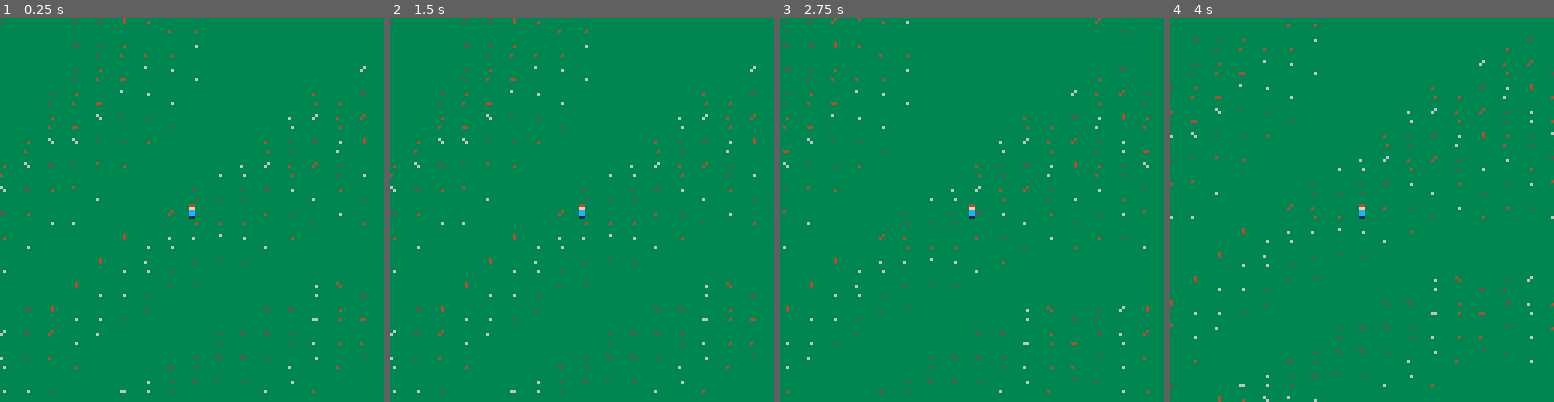
Above: before the commit, frames 1-4 (left to right).
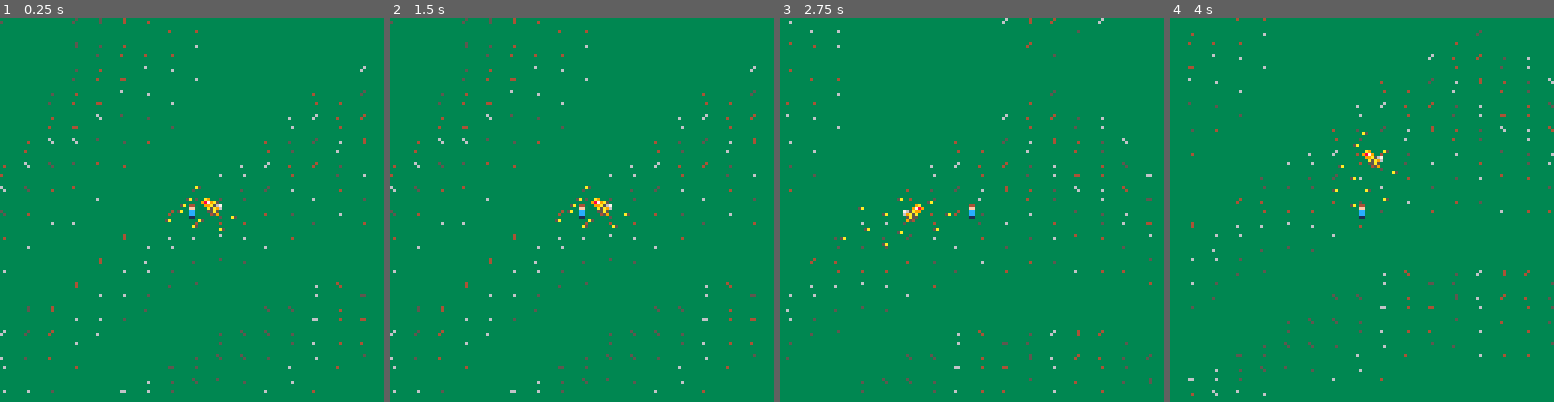
Above: after the commit, the same moments.

Repository: darabos/pico-8-projects
Game: PICO-8 cartridge buzz-survivor.p8
The game is run twice, just before and just after one commit, with the same random seed, the same clock (stepped at 60 frames per second) and the same inputs.
Inputs:
- Up to frame 1 (0.25 s): no input
- Up to frame 2 (1.5 s): no input
- Up to frame 3 (2.75 s): hold Right 1.6-2.1 s; hold Up 2.15-2.42 s; hold Right from 2.47 s (still down)
- Up to frame 4 (4 s): release Right at 3.03 s; hold Left 3.08-3.58 s; hold Down 3.63-3.97 s

The runs differ from the first frame. In frame 1, 0.3% of the frame differs, in the area x 42-62%, y 43-56%; in frame 2, 0.3%; in frame 3, 3.1%; in frame 4, 3.3%, in the area x 0-100%, y 0-100%.

Commit message:
Run from bees.

Diff:
--- a/buzz-survivor.p8
+++ b/buzz-survivor.p8
@@ -3,9 +3,15 @@
 __lua__
 p={
  x=0,y=0,
- spd=1,
+ spd=2,
 }
-
+enemies={}
+for i=1,10 do
+ add(enemies,
+  {spr=2,x=rnd(10),y=rnd(10),flip=false})
+end
+add(enemies,
+ {spr=3,x=rnd(10),y=rnd(10),flip=false})
 function _draw()
  camera()
  local sx=p.x%8
@@ -30,19 +36,46 @@
  end
  camera(p.x-60,p.y-60)
  spr(1,p.x,p.y)
+ foreach(enemies,function(e)
+  spr(e.spr,e.x,e.y,1,1,e.flip)
+ end)
 end
 function _update()
  if btn(⬅️) then p.x-=p.spd end
  if btn(➡️) then p.x+=p.spd end
  if btn(⬆️) then p.y-=p.spd end
  if btn(⬇️) then p.y+=p.spd end
+ foreach(enemies,function(e)
+  local spd=1
+  local dx=p.x-e.x
+  local dy=p.y-e.y
+  if abs(dx)+abs(dy)>200 then
+   del(enemies,e)
+  end
+  if abs(dx)>2 then
+   e.x+=sgn(dx)*spd
+  end
+  if abs(dy)>2 then
+   e.y+=sgn(dy)*spd
+  end
+  e.flip=dx<0
+  foreach(enemies,function(e2)
+   if e2==e then return end
+	  local dx=e.x-e2.x
+	  local dy=e.y-e2.y
+	  if abs(dx)+abs(dy)<10 then
+	   e.x+=sgn(dx)*spd/2
+	   e.y+=sgn(dy)*spd/2
+	  end
+  end)
+ end)
 end
 
 __gfx__
-00000000000000000000000000000000000000000000000000000000000000000000000000000000000000000000000000000000000000000000000000000000
-00000000000000000000000000000000000000000000000000000000000000000000000000000000000000000000000000000000000000000000000000000000
-00700700000440000000000000000000000000000000000000000000000000000000000000000000000000000000000000000000000000000000000000000000
-00077000000ff0000000000000000000000000000000000000000000000000000000000000000000000000000000000000000000000000000000000000000000
-00077000000cc0000000000000000000000000000000000000000000000000000000000000000000000000000000000000000000000000000000000000000000
-00700700000cc0000000000000000000000000000000000000000000000000000000000000000000000000000000000000000000000000000000000000000000
-00000000000110000000000000000000000000000000000000000000000000000000000000000000000000000000000000000000000000000000000000000000
+00000000000000000000000000009a00000000000000000000000000000000000000000000000000000000000000000000000000000000000000000000000000
+00000000000000000000000000097890000000000000000000000000000000000000000000000000000000000000000000000000000000000000000000000000
+007007000004400000000000765a9900000000000000000000000000000000000000000000000000000000000000000000000000000000000000000000000000
+00077000000ff0000000000069a5a000000000000000000000000000000000000000000000000000000000000000000000000000000000000000000000000000
+00077000000cc0000005a00005a55000000000000000000000000000000000000000000000000000000000000000000000000000000000000000000000000000
+00700700000cc0000000000009540000000000000000000000000000000000000000000000000000000000000000000000000000000000000000000000000000
+00000000000110000000000050000000000000000000000000000000000000000000000000000000000000000000000000000000000000000000000000000000
